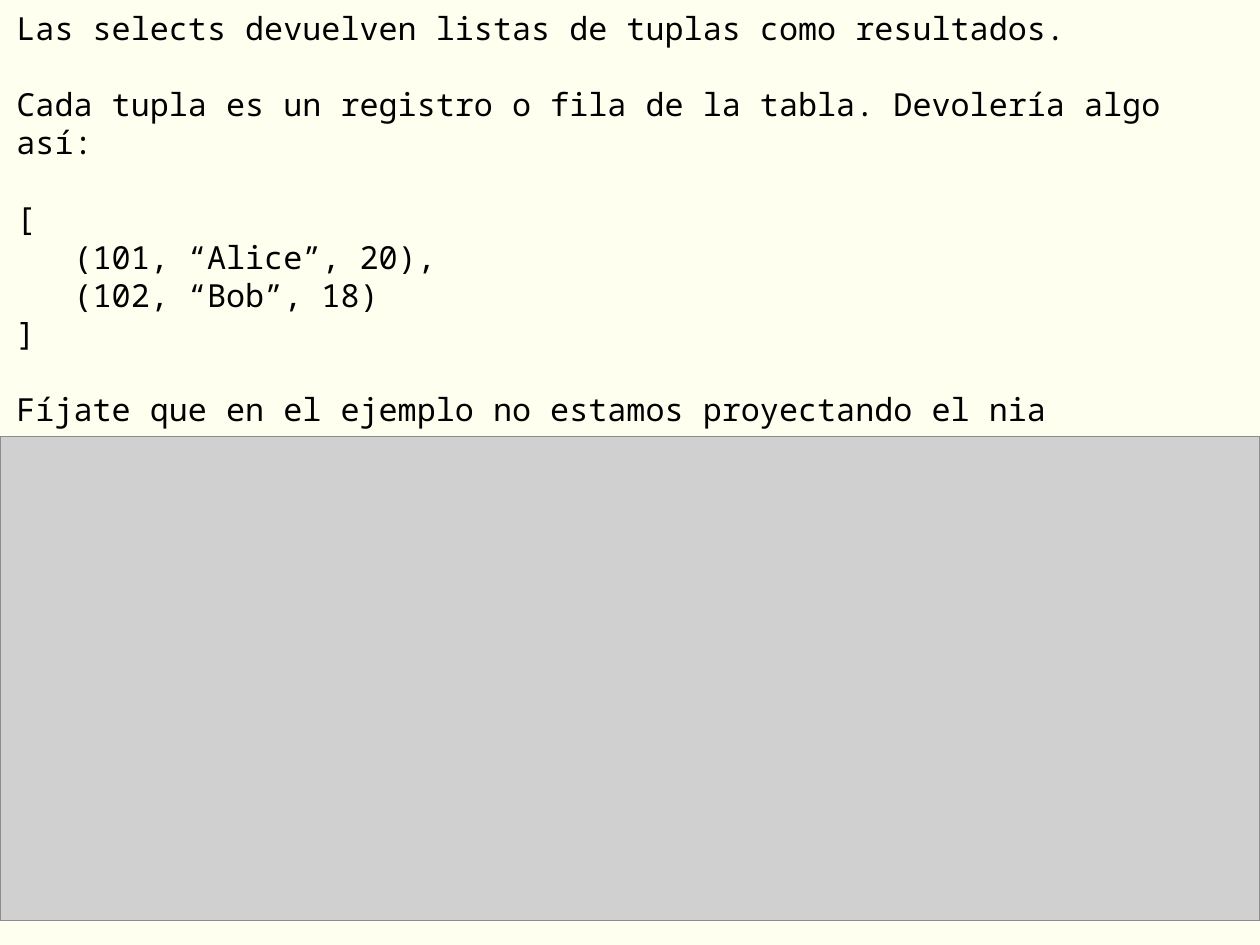
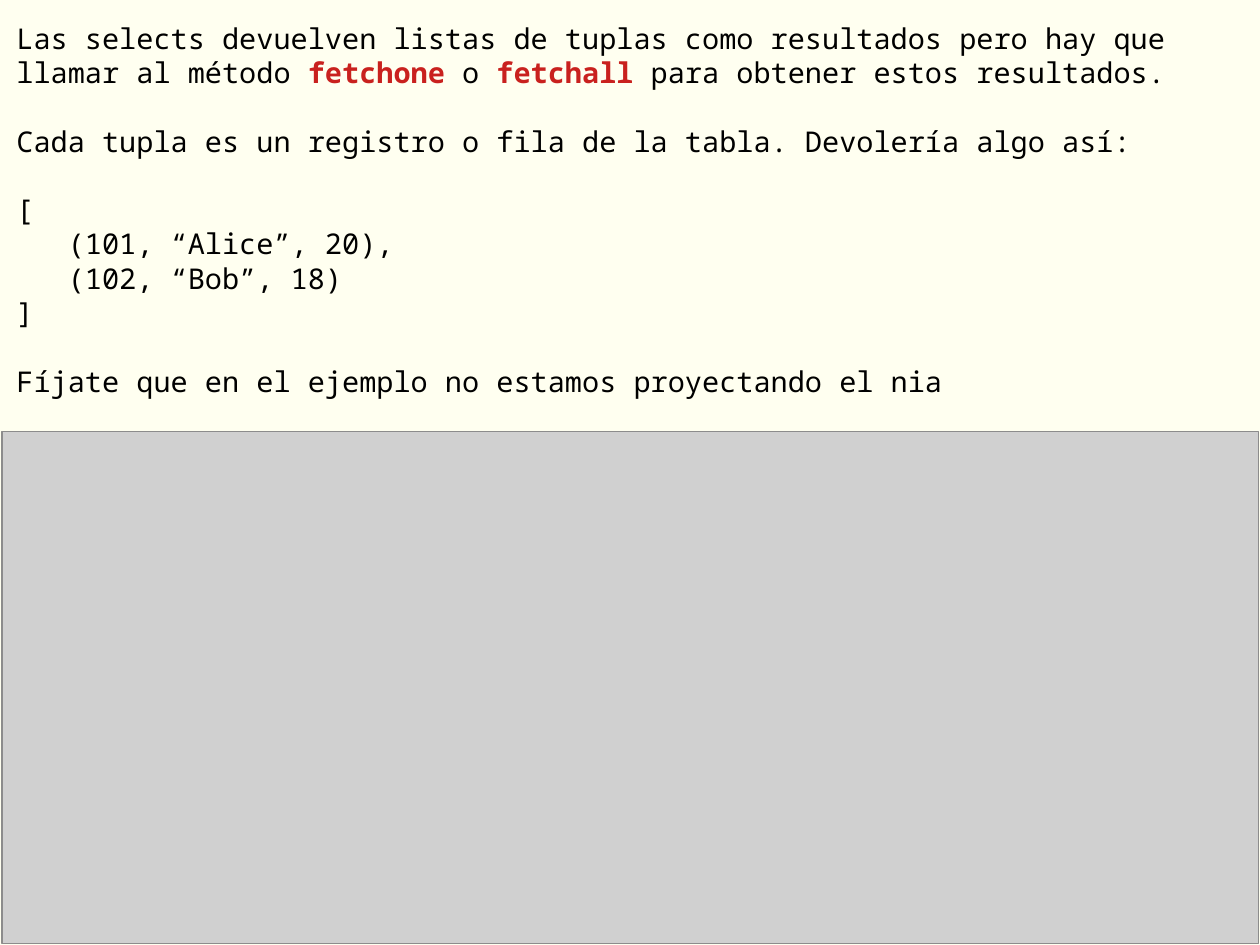
Before and after one commit to rgmf/dwes, a slide deck: slide 21 of unidades/06_acceso_a_bases_de_datos/presentacion/bbdd.odp (slide 20 before the commit). Drawn at 1260x945 pixels with LibreOffice and Linux fonts; fonts in the diff are those of the drawing; grey boxes stand for pictures. Boxes give left, top, right and bottom in pixels: in the first picture for what was removed or moved away, otherwise in the second. Text is boxed around its words. In the diff, an @@ line names an element or a change of style, - is before the commit and + after.

```diff
--- a/unidades/06_acceso_a_bases_de_datos/presentacion/bbdd.odp
+++ b/unidades/06_acceso_a_bases_de_datos/presentacion/bbdd.odp
@@ title at bbox=[16, 27, 1165, 399]: text changed; size 20 to 18 pt @@
-Las selects devuelven listas de tuplas como resultados.
-Cada tupla es un registro o fila de la tabla. Devolería algo así:
-[
-(101, “Alice”, 20),
-(102, “Bob”, 18)
-]
-Fíjate que en el ejemplo no estamos proyectando el nia
+Las selects devuelven listas de tuplas como resultados pero hay que llamar al método fetchone o fetchall para obtener estos resultados.
+Cada tupla es un registro o fila de la tabla. Devolería algo así:
+[
+(101, “Alice”, 20),
+(102, “Bob”, 18)
+]
+Fíjate que en el ejemplo no estamos proyectando el nia
@@ picture: place and size @@
-picture at bbox=[0, 437, 1260, 920]
+picture at bbox=[2, 432, 1260, 944]
```
Also in this commit, not shown: 1 other slide changed, 6 slides added, 22 other files.
